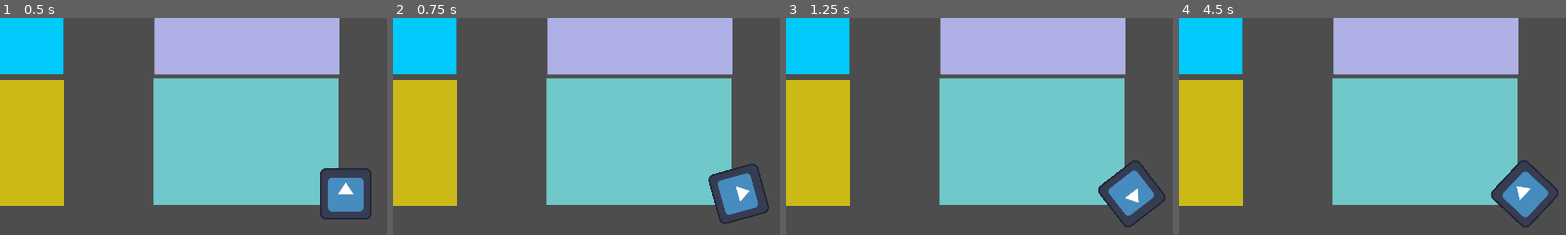
Above: before the commit, frames 1-4 (left to right).
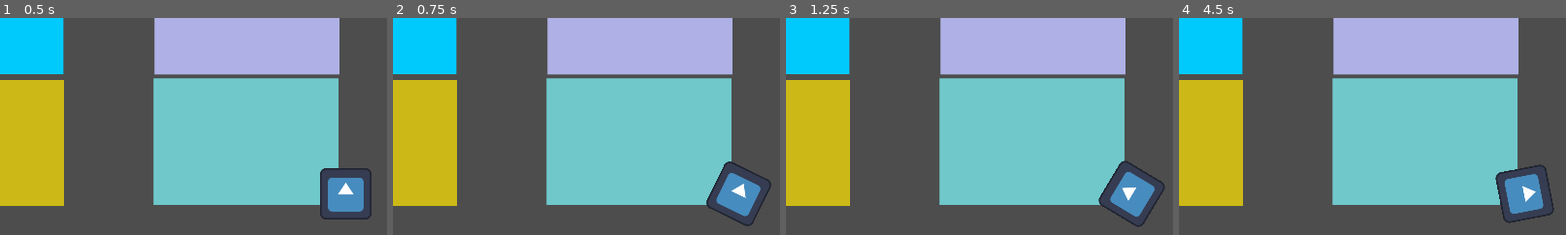
Above: after the commit, the same moments.

Repository: alin-but-real/gamenr1
Game: Godot game, scene res://scenes/main.tscn
Same seed, same stepped clock (60 frames per second), same inputs: the game is played once before the commit and once after it. The engine's default icon, where the game draws it, is replaced by a stand-in: a white triangle on a blue panel in a dark square.
Inputs:
- Up to frame 1 (0.5 s): no input
- Up to frame 2 (0.75 s): tap Enter at 0.5 s; hold E (turn_right) from 0.53 s (still down)
- Up to frame 3 (1.25 s): keep holding E (turn_right)
- Up to frame 4 (4.5 s): release E (turn_right) at 1.28 s; hold S (move_backward) 1.28-2.03 s; hold E (turn_right) 2.03-2.78 s; hold W (move_forward) 2.78-3.53 s; hold Q (turn_left) from 3.53 s (still down)
The pictures show only the part of the screen within x 5-55%, y 10-59%; the shares and areas given below are measured in that part.

Frame 1 is identical in both runs. In frame 2, 1.5% of the frame differs, in the area x 80-98%, y 66-96%; in frame 3, 1.4%; in frame 4, 1.5%, in the area x 80-98%, y 65-97%.

Commit message:
added turning decelleration but no turn cap

Diff:
--- a/scripts/player.gd
+++ b/scripts/player.gd
@@ -1,21 +1,31 @@
 extends Area2D
 @export var move_speed = 1000
 @export var move_accel = 1
-@export var turn_speed = 1
-@export var turn_accel = 1
-var screen_size
-var current_turn_accel= 0
-var current_move_accel= 0
+
+##This is the current turn speed of the player. It glides towards 0, and caps at max_turn_speed
+var current_turn_speed = 0;
+
+
+
+##This is the maximum turn speed of the player, measured in Degrees per Second.
+@export var mech_max_turn_speed = 180;
+
+@export var mech_turn_speed_floor = 10;
+
+@export var mech_turn_acceleration = 1
+
+@export var mech_turn_decceleration = 20;
+
+
 
 func _ready() -> void:
 	print_debug("player awake")
-	screen_size = get_viewport_rect().size
 
 func _process(delta: float) -> void:
-	var velocity = Vector2.ZERO # The player's movement vector.
-	var turn = 0 # LEFT IS -1, RIGHT IS 1
 
 	#MOVEMENT HANDLING - UNFINISHED
+	var velocity = Vector2.ZERO # The player's movement vector.
+
 	if Input.is_action_pressed("move_right"):
 		velocity.x += 1
 	if Input.is_action_pressed("move_left"):
@@ -28,14 +38,37 @@
 		velocity = velocity.normalized() * move_speed
 	position += velocity * delta # velocity just helps us move, this is actually what sets our position
 
+
 	#TURN HANDLING
+	var turn_direction: int = 0 # LEFT IS -1, RIGHT IS 1
+
+
 	if Input.is_action_pressed("turn_left"):
-		turn = -1;
-		current_turn_accel += turn_accel
+		turn_direction += -1;
+
 
 	if Input.is_action_pressed("turn_right"):
-		turn = 1;
-		current_turn_accel += turn_accel
+		turn_direction += 1;
 
-	print_debug(current_turn_accel)
-	rotation += turn * turn_speed * current_turn_accel * delta;
+
+	if (turn_direction == 0): #HANDLING DECELERATION
+		if (abs(current_turn_speed) <= mech_turn_decceleration):
+			current_turn_speed = 0
+		elif (current_turn_speed < 0):
+			current_turn_speed += mech_turn_decceleration
+		else: #(if current_turn_speed > 0):
+			current_turn_speed -= mech_turn_decceleration
+
+	else: #if (turn_direction != 0, or player is turning)
+		current_turn_speed += (turn_direction * mech_turn_speed_floor)
+
+	#current turn speed is the way the player will spin The Next Frame. this should:
+	#change whenever q or e is pressed
+	#increase the amount its changing by the longer q or e are pressed
+	#tend towards 0 based on the decelleration speed
+
+	current_turn_speed += (turn_direction * mech_turn_speed_floor)
+
+
+
+	rotation_degrees += (current_turn_speed) * delta;
